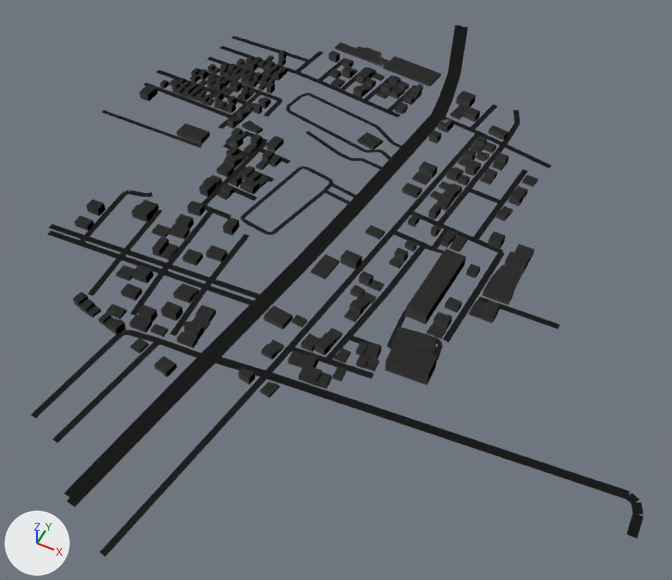
Before and after pictures for a commit that changed the glTF model public/world/generated/world.glb.
Both versions are drawn from a 50 mm lens placed at (370.0, -645.0, 676.0), pointed at (85.0, -75.0, -36.0). The lights are fixed; the arrows at lower left show +X, +Y and +Z. The older version comes first. Vertices at exactly the same position are counted once.

Before the edit, the objects in view are built like this:
```python
me_buildings_0_816_0_808_0_788 = bpy.data.meshes.new('buildings_0.816_0.808_0.788')
me_buildings_0_816_0_808_0_788.from_pydata(...)  # 2419 vertices, 3066 faces; spans x -246.0..256.0, y -265.0..279.0, z 0.0..15.0
me_buildings_0_816_0_808_0_788.materials.append(mat_buildings_0_816_0_808_0_788)  # white #e9e8e6
me_roads_0_467_0_467_0_467 = bpy.data.meshes.new('roads_0.467_0.467_0.467')
me_roads_0_467_0_467_0_467.from_pydata(...)  # 148 vertices, 74 faces; spans x -271.0..221.0, y -147.0..166.0, z 0.0
me_roads_0_467_0_467_0_467.materials.append(mat_roads_0_467_0_467_0_467)  # grey #b6b6b6
me_roads_0_4_0_4_0_4 = bpy.data.meshes.new('roads_0.4_0.4_0.4')
me_roads_0_4_0_4_0_4.from_pydata(...)  # 252 vertices, 126 faces; spans x -258.0..308.0, y -431.0..249.0, z 0.0
me_roads_0_4_0_4_0_4.materials.append(mat_roads_0_4_0_4_0_4)  # grey #aaaaaa
ob_buildings_0_816_0_808_0_788 = bpy.data.objects.new('buildings_0.816_0.808_0.788', me_buildings_0_816_0_808_0_788)
ob_buildings_0_816_0_808_0_788.location = (0.0, 0.0, 0.0)
ob_roads_0_467_0_467_0_467 = bpy.data.objects.new('roads_0.467_0.467_0.467', me_roads_0_467_0_467_0_467)
ob_roads_0_467_0_467_0_467.location = (0.0, 0.0, 0.0)
ob_roads_0_4_0_4_0_4 = bpy.data.objects.new('roads_0.4_0.4_0.4', me_roads_0_4_0_4_0_4)
ob_roads_0_4_0_4_0_4.location = (0.0, 0.0, 0.0)
# also in view: 'roads_0.333_0.333_0.333' at (215.0, -12.0, 0.0)
```
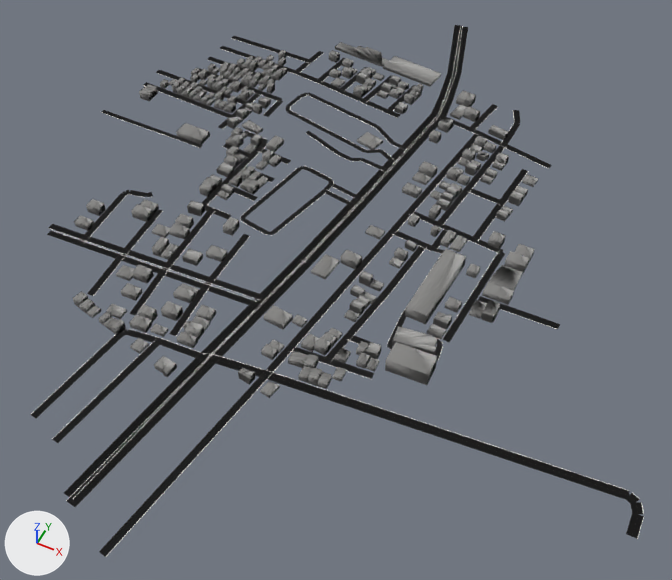
The change, as a list of edits to the scene's bpy script:
```text
Add mat_roads_kerbs_markings:
    mat_roads_kerbs_markings = principled_material('roads_kerbs_markings')
    mat_roads_kerbs_markings.base_color = (0.78, 0.76, 0.72)  # white #e5e2dd
    mat_roads_kerbs_markings.roughness = 0.9
Change me_buildings_0_816_0_808_0_788:
    used by ob_buildings_0_816_0_808_0_788; location = (0.0, 0.0, 0.0)
    remove me_buildings_0_816_0_808_0_788.from_pydata(...)  # 2419 vertices, 3066 faces; spans x -246.0..256.0, y -265.0..279.0, z 0.0..15.0
    add me_buildings_0_816_0_808_0_788.from_pydata(...)  # 3629 vertices, 5486 faces; spans x -246.0..256.0, y -265.0..279.0, z 0.0..15.0
    me_buildings_0_816_0_808_0_788 part 1: 3 vertices moved within x -171.0..-78.0, y -134.0..156.0, z 3.0..6.0; 1210 vertices added at x -246.0..256.0, y -265.0..279.0, z 3.0..15.0
Add me_roads_kerbs_markings:
    me_roads_kerbs_markings.from_pydata(...)  # 2556 vertices, 1278 faces; spans x -271.0..429.0, y -431.0..383.0, z 0.0
    me_roads_kerbs_markings.materials.append(mat_roads_kerbs_markings)  # white #e5e2dd
Add ob_roads_kerbs_markings:
    ob_roads_kerbs_markings = bpy.data.objects.new('roads_kerbs_markings', me_roads_kerbs_markings)
    ob_roads_kerbs_markings.location = (0.0, 0.0, 0.0)
```

Changed parts and their boxes [x1, y1, x2, y2] in the pictures (672 x 580 px):
'roads_kerbs_markings', added: after [30, 26, 644, 556]
part 1 of me_buildings_0_816_0_808_0_788, built on: before [161, 67, 253, 258]; after [73, 42, 538, 396]
